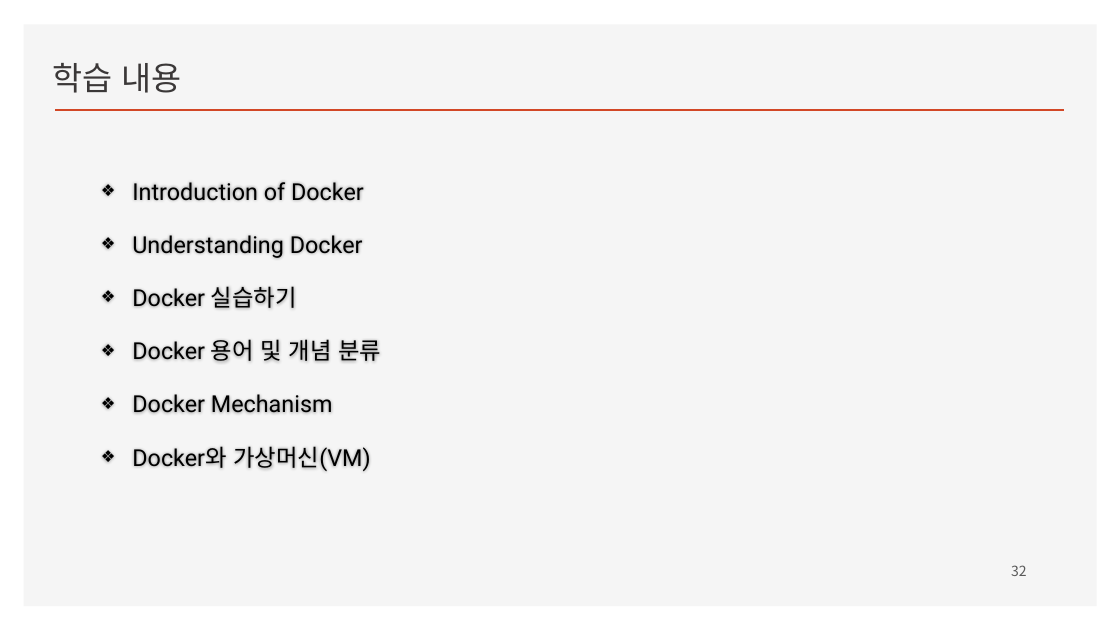
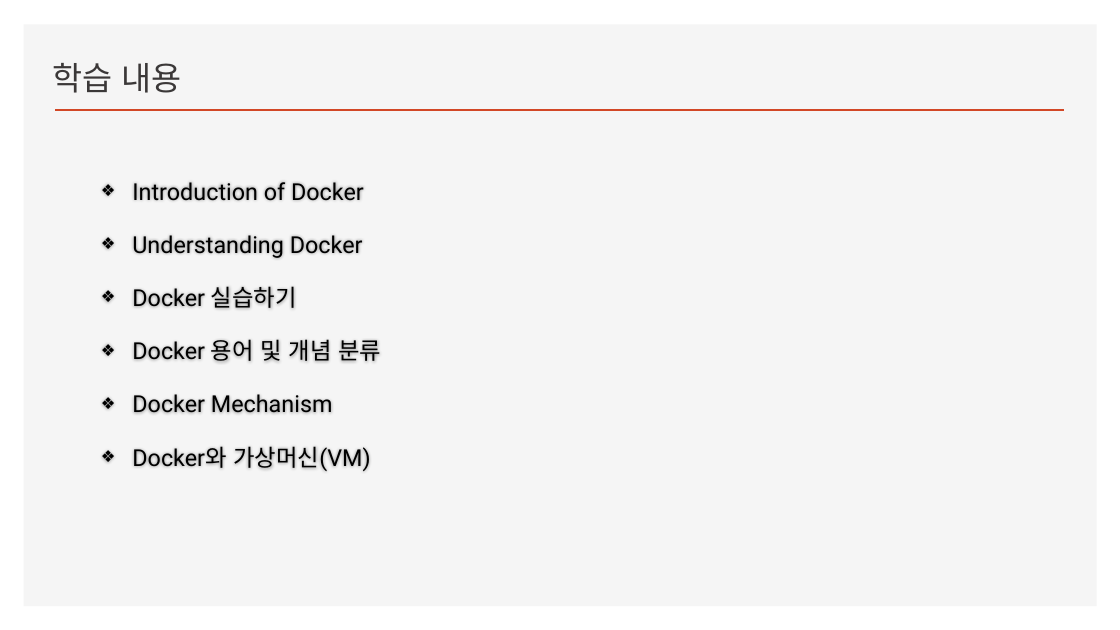
Before and after one commit to ancestor9/2026_Fall_Application-Deployment, a slide deck: slide 32 of App Deployment.pptx. Drawn at 1120x630 pixels with LibreOffice and Linux fonts; fonts in the diff are those of the drawing; background and template pictures are left out. Boxes give left, top, right and bottom in pixels: in the first picture for what was removed or moved away, otherwise in the second. Text is boxed around its words. In the diff, an @@ line names an element or a change of style, - is before the commit and + after.

```diff
--- a/App Deployment.pptx
+++ b/App Deployment.pptx
@@ page number removed at (1011, 565, 1027, 576) @@
-32
```
Also in this commit, not shown: 13 other slides changed, 4 slides removed.
